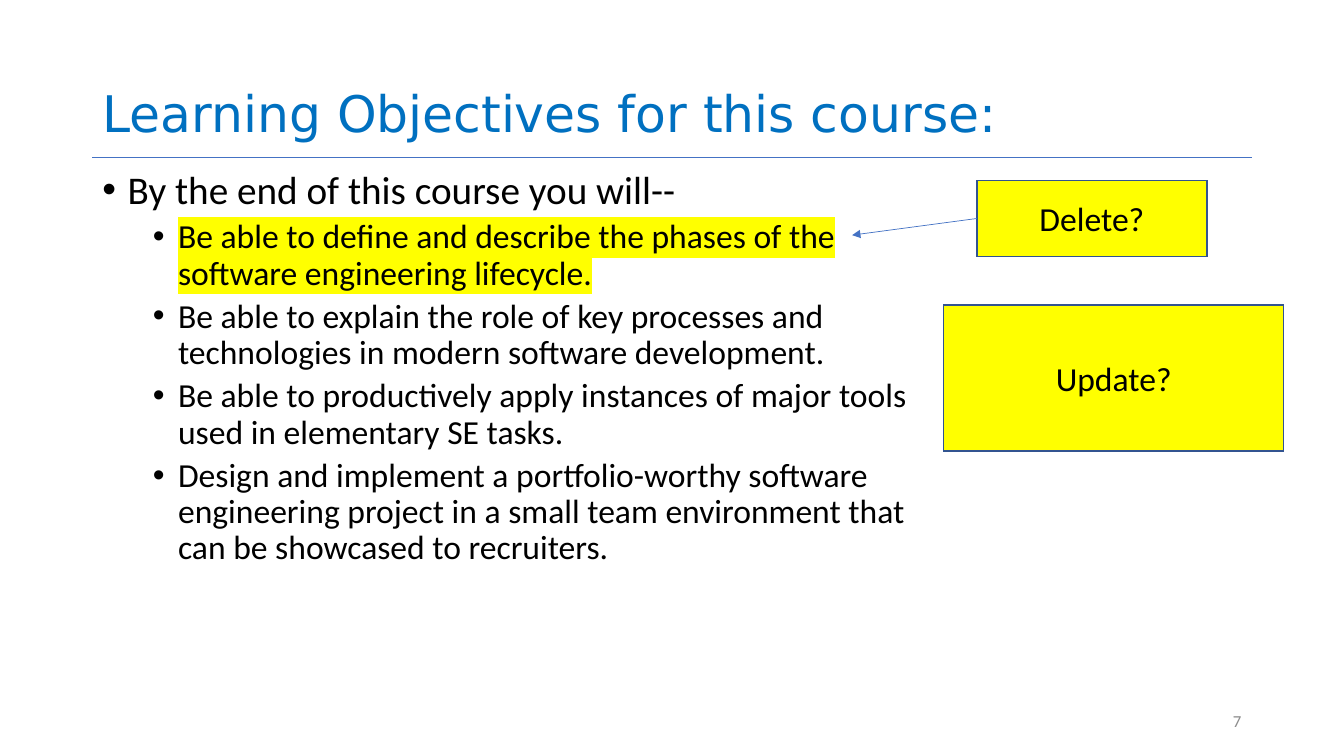
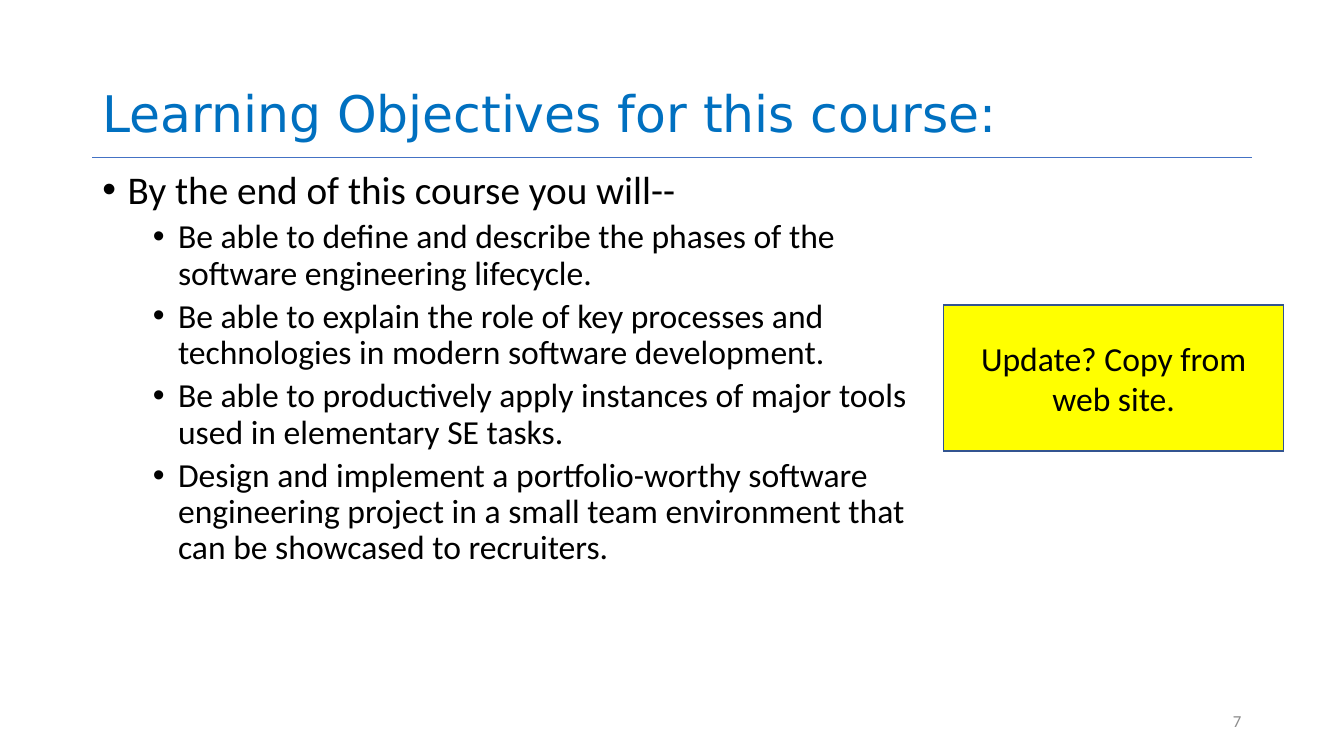
Before and after one commit to neu-se/CS4530-Spring-2022, a slide deck: slide 7 of Slides/Lesson 1.1 Course Introduction.pptx. Drawn at 1344x756 pixels with LibreOffice and Linux fonts; fonts in the diff are those of the drawing. Boxes give left, top, right and bottom in pixels: in the first picture for what was removed or moved away, otherwise in the second. Text is boxed around its words. In the diff, an @@ line names an element or a change of style, - is before the commit and + after.

```diff
--- a/Slides/Lesson 1.1 Course Introduction.pptx
+++ b/Slides/Lesson 1.1 Course Introduction.pptx
@@ rectangle removed at box(977, 180, 1207, 256) @@
-Delete?
@@ text at box(178, 224, 835, 291): highlight #FFFF00 to none in "Be able to define and describe the ..." @@
@@ arrow removed from (977, 219) to (852, 235) @@
@@ text in rectangle at box(981, 347, 1246, 412): text changed @@
-Update?
+Update? Copy from web site.
```
Also in this commit, not shown: 7 other slides changed, 5 slides removed.
